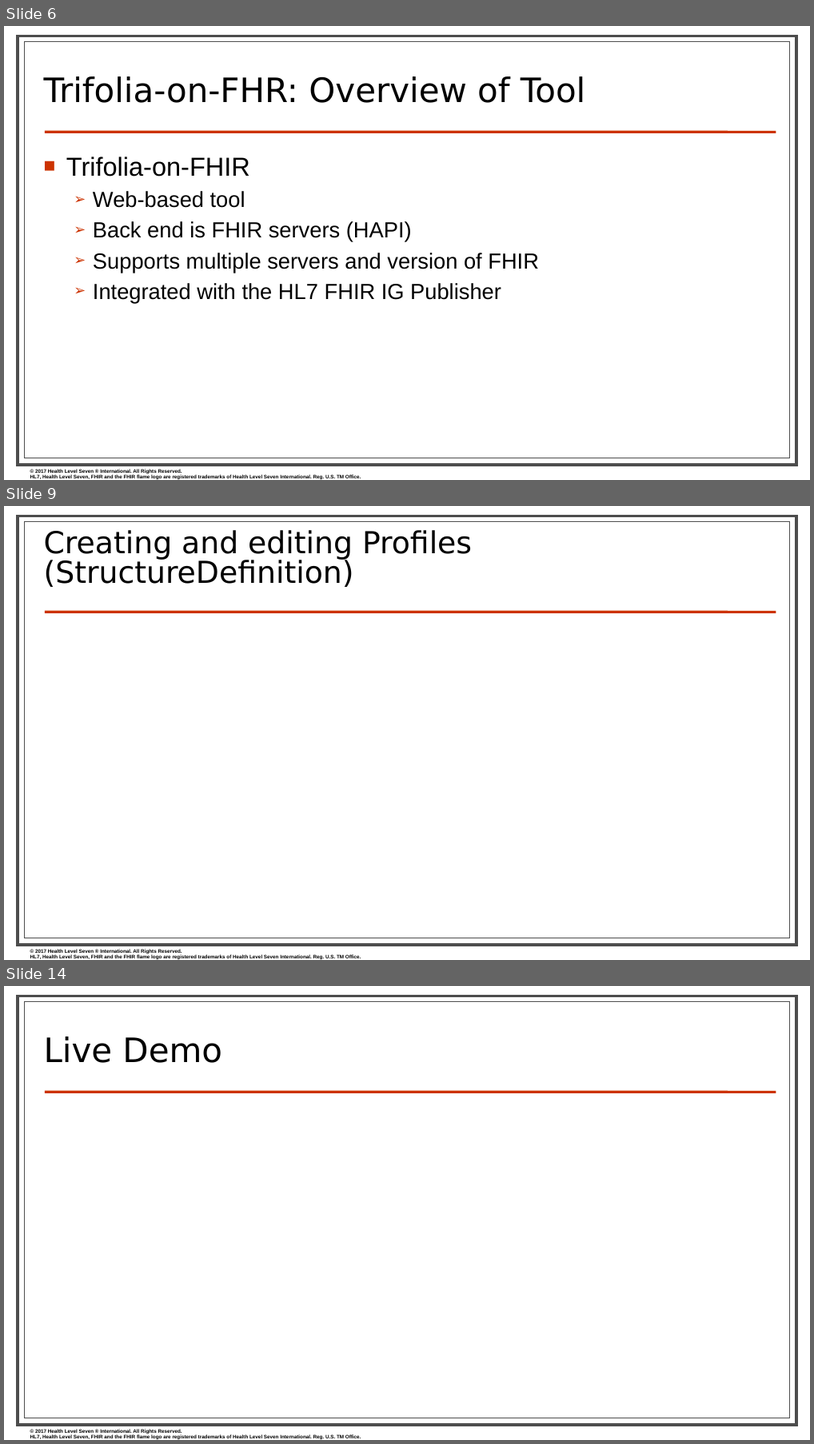
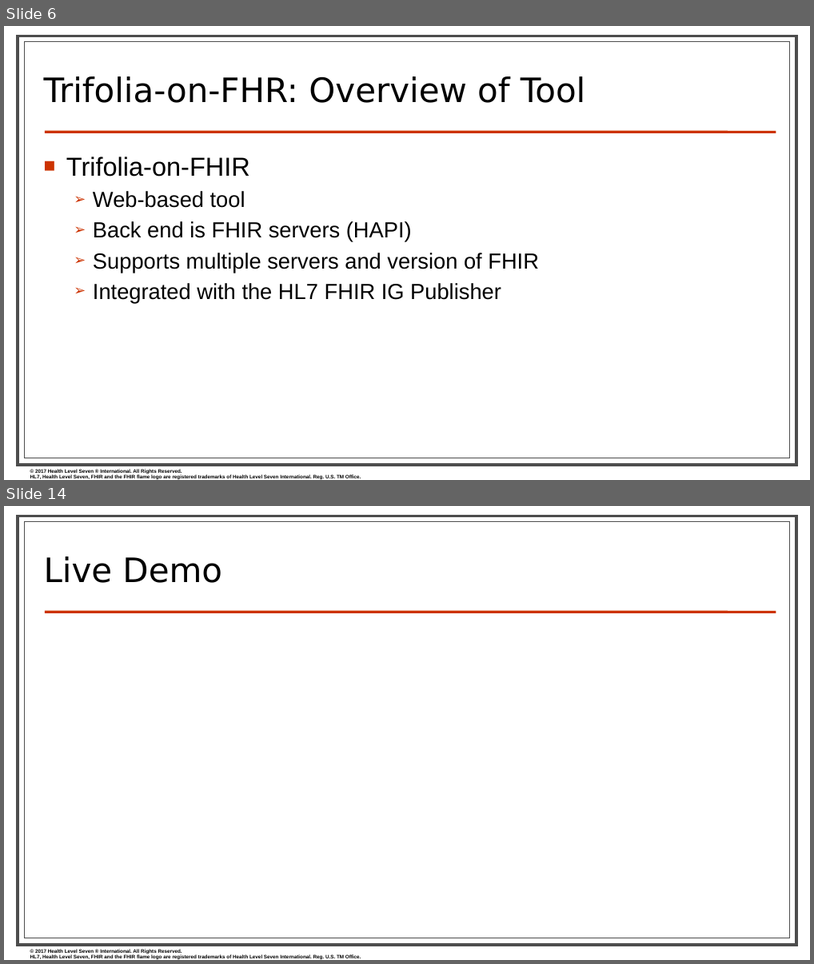
Before and after one commit to FHIR/documents, a slide deck: presentations/2019-09 IG Training/Using Trifolia-on-FHIR to Profile and Create FHIR IGs - Sarah.pptx. Shown one above the other, each under a label of ours: slides 6, 9 and 14 before the commit, slides 6 and 14 after it; the slides between them are not shown. The pictures are 814x1444 and 814x964 pixels, drawn with LibreOffice and Linux fonts; fonts in the diff are those of the drawing; background and template pictures are left out. Boxes give left, top, right and bottom in pixels: in the first picture for what was removed or moved away, otherwise in the second. Text is boxed around its words. In the diff, an @@ line names an element or a change of style, - is before the commit and + after.

```diff
--- a/presentations/2019-09 IG Training/Using Trifolia-on-FHIR to Profile and Create FHIR IGs - Sarah.pptx
+++ b/presentations/2019-09 IG Training/Using Trifolia-on-FHIR to Profile and Create FHIR IGs - Sarah.pptx
@@ slide 9 removed at box(4, 506, 810, 960), background #FFFFFF; not listed: 4 template elements that a slide beside it also shows @@
@@ title removed at box(44, 530, 472, 587) @@
-Creating and editing Profiles (StructureDefinition)
```
Also in this commit, not shown: 5 slides changed, 4 slides added, 3 other slides removed.
